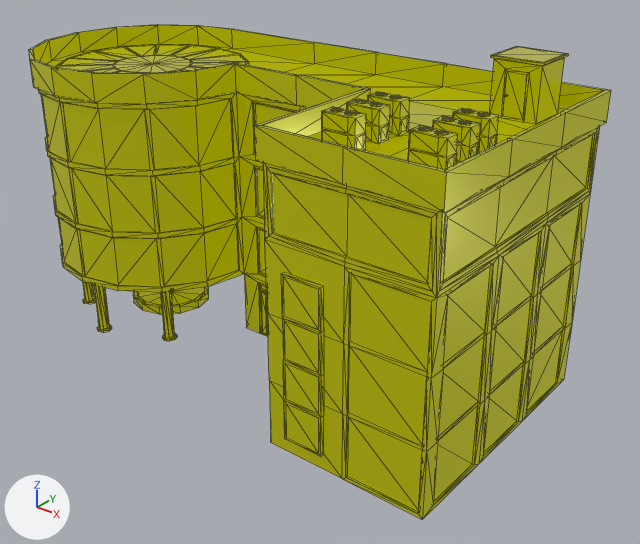
What one commit did to the glTF model public/models/building-mall.glb.
Camera for both pictures: a camera (50 mm lens) standing at (28.0, -30.0, 24.2) and looking at (3.1, 1.1, 4.9). The axes (+X, +Y, +Z) are drawn at lower left. The lights are the same throughout. Mesh edges are drawn as thin lines. Where no turn or scale is listed for an object, it has been applied to the vertices.

In view in the first picture: 'building-mall'.
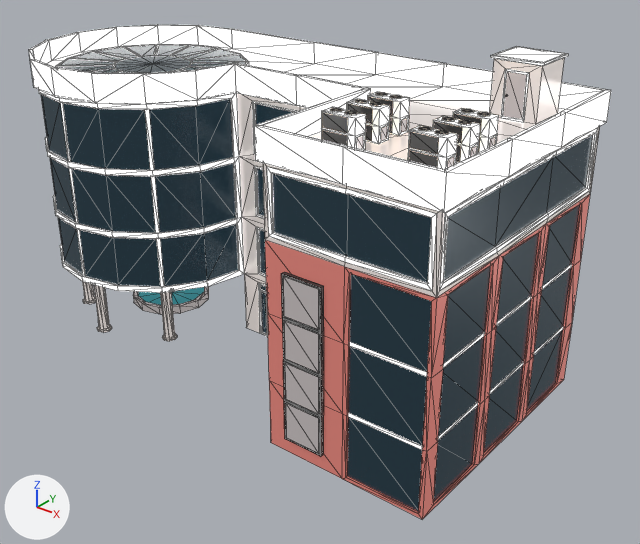
What differs and where, as boxes (x1, y1, x2, y2) in the pictures (640 x 544 px):
'building-mall', recoloured: (29, 25, 611, 519) in both

Diff of the bpy script that builds the scene:
```diff
--- a/public/models/building-mall.glb.py
+++ b/public/models/building-mall.glb.py
@@ img_base @@
+img_base = load_image('base', '_unpacked/base', 1024, 1024, 'sRGB')
@@ mat_lowpoly_colors_001 @@
+mat_lowpoly_colors_001 = bpy.data.materials.new('LOWPOLY-COLORS.001')
+# uses the picture img_base
@@ me_building_mall @@
 me_building_mall.from_pydata(...)  # 2031 vertices, 3746 faces; spans x -14.2..14.2, y -6.2..7.2, z 0.0..16.1
-me_building_mall.materials.append(mat_lowpoly_colors)
+me_building_mall.materials.append(mat_lowpoly_colors_001)
```
